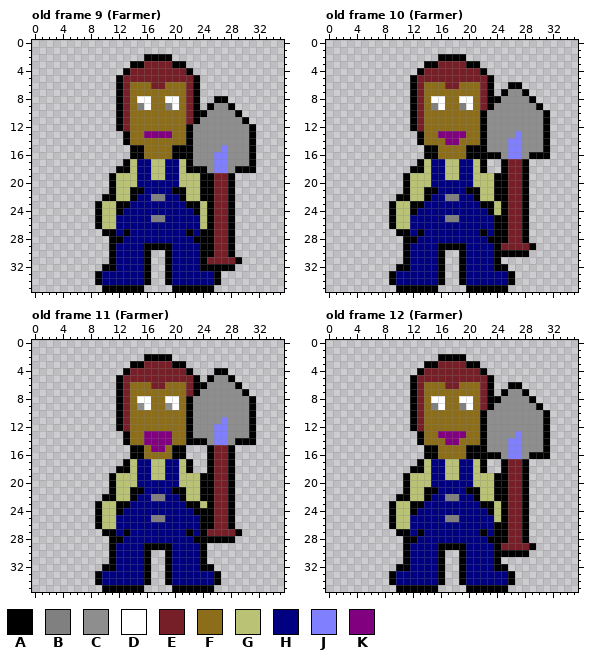
Two states of a pixel-art file, images/victims/twoup.aseprite. The picture above was drawn from the file before the commit.
36x36 pixels, 12 frames. Shown: old frame 9 (Farmer), old frame 10 (Farmer), old frame 11 (Farmer), old frame 12 (Farmer). The commit also changed other frames, which this record leaves out.
Palette (. is transparent): A #000000  B #808080  C #8e8e8e  D #ffffff  E #761f28  F #8c6e1a  G #bac375  H #000080  J #8080ff  K #800080
And afterwards:
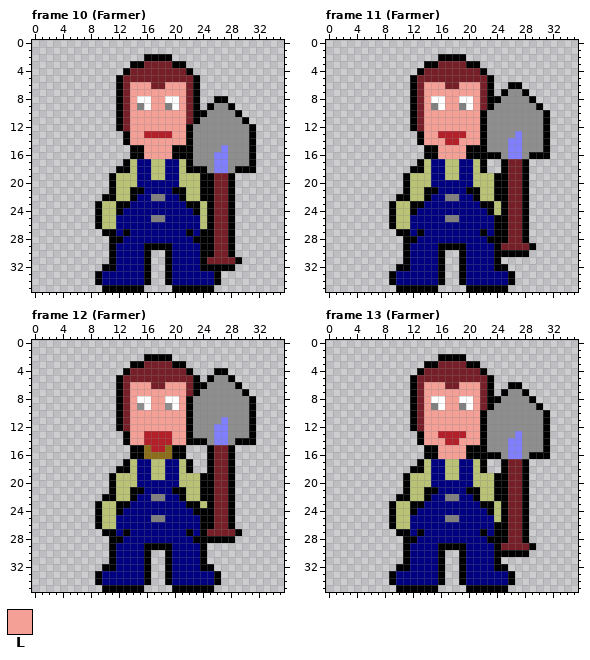
Colours new in this view: L #f5a097
The edit:
frames 12 -> 21
colour K: #800080 -> #b4202a
Frame 10 (Farmer) against old frame 9 (Farmer):
y 6: x 14..16 FFF -> LLL; x 19..21 FFF -> LLL
y 7: x 14..21 FFFFFFFF -> LLLLLLLL
y 8..9: x 14 F -> L; x 17..18 FF -> LL; x 21 F -> L
y 10..12: x 14..21 FFFFFFFF -> LLLLLLLL
y 13: x 14..15 FF -> LL; x 20..21 FF -> LL
y 14: x 14..21 FFFFFFFF -> LLLLLLLL
y 15..16: x 16..19 FFFF -> LLLL
Frame 11 (Farmer) against old frame 10 (Farmer):
y 6: x 14..16 FFF -> LLL; x 19..21 FFF -> LLL
y 7: x 14..21 FFFFFFFF -> LLLLLLLL
y 8..9: x 14 F -> L; x 17..18 FF -> LL; x 21 F -> L
y 10..12: x 14..21 FFFFFFFF -> LLLLLLLL
y 13: x 14..15 FF -> LL; x 20..21 FF -> LL
y 14: x 14..16 FFF -> LLL; x 19..21 FFF -> LLL
y 15..16: x 16..19 FFFF -> LLLL
Frame 12 (Farmer) against old frame 11 (Farmer):
y 6: x 14..16 FFF -> LLL; x 19..21 FFF -> LLL
y 7: x 14..21 FFFFFFFF -> LLLLLLLL
y 8..9: x 14 F -> L; x 17..18 FF -> LL; x 21 F -> L
y 10..12: x 14..21 FFFFFFFF -> LLLLLLLL
y 13..14: x 14..15 FF -> LL; x 20..21 FF -> LL
Frame 13 (Farmer) against old frame 12 (Farmer): the same change as frame 11 (Farmer)
